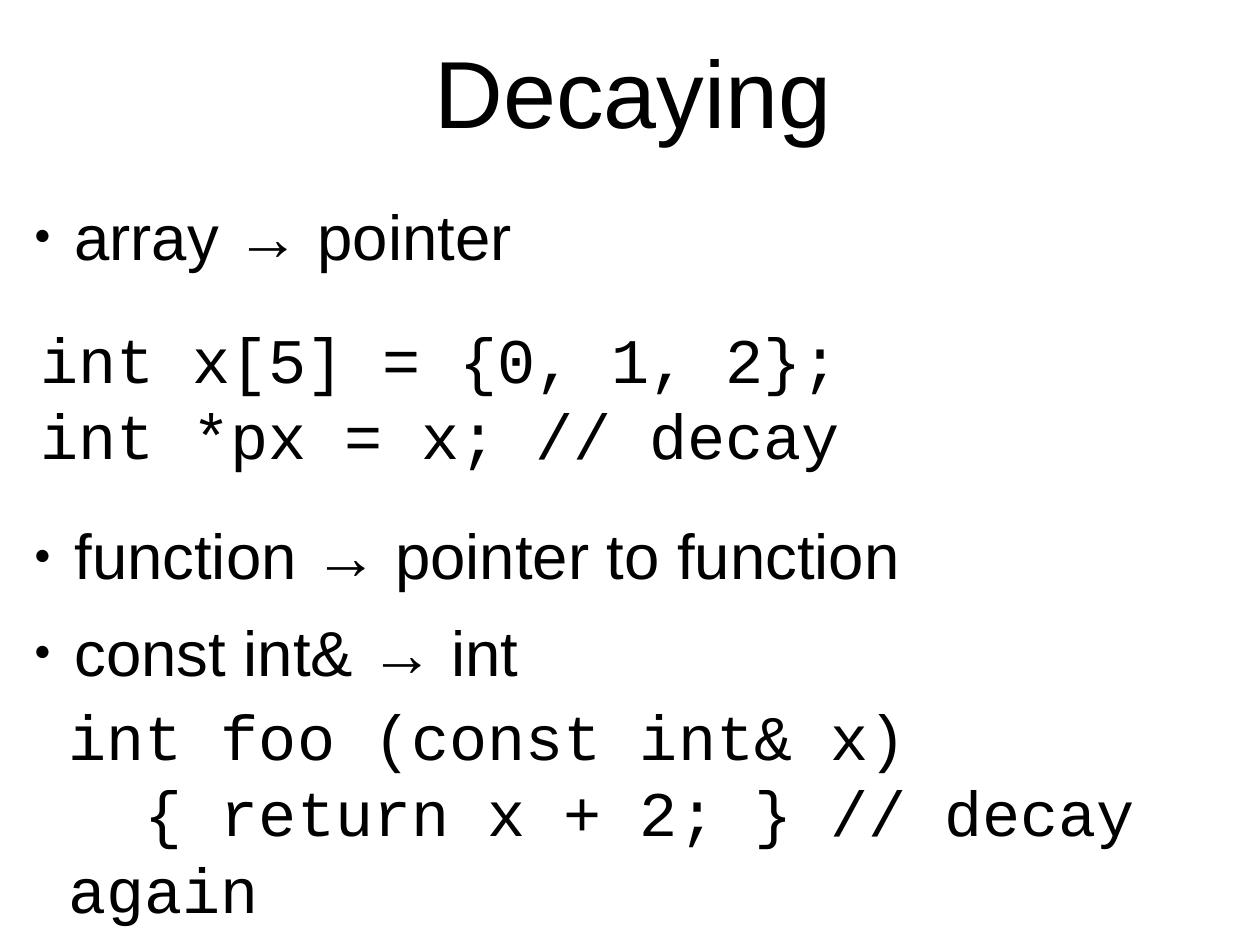
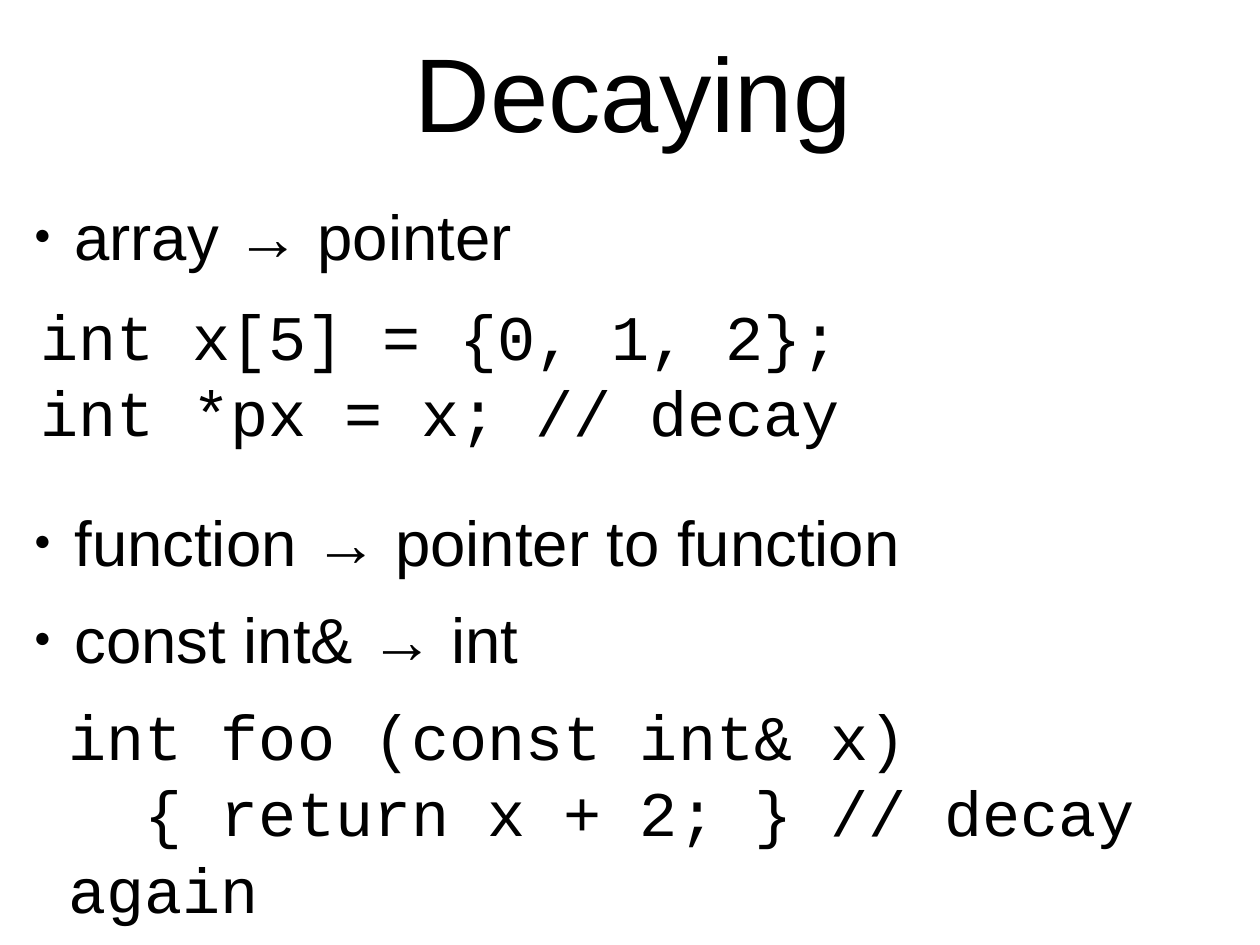
Before and after one commit to MIPT-ILab/cpp-lects-rus, a slide deck: slide 53 of slides/lec1-6-inference.odp (slide 50 before the commit). Drawn at 1260x945 pixels with LibreOffice and Linux fonts; fonts in the diff are those of the drawing. Boxes give left, top, right and bottom in pixels: in the first picture for what was removed or moved away, otherwise in the second. Text is boxed around its words. In the diff, an @@ line names an element or a change of style, - is before the commit and + after.

```diff
--- a/slides/lec1-6-inference.odp
+++ b/slides/lec1-6-inference.odp
@@ title "Decaying" at (415, 56, 852, 151): size 60 to 66 pt @@
@@ text "int x[5] = {0, 1, ...": place and size @@
-text "int x[5] = {0, 1, ..." at (40, 338, 840, 473)
+text "int x[5] = {0, 1, ..." at (40, 315, 840, 450)
@@ text "function → pointer to function": place and size @@
-text "function → pointer to function" at (74, 533, 899, 677)
+text "function → pointer to function" at (74, 520, 899, 664)
```
Also in this commit, not shown: 4 other slides changed, 3 slides added, 7 other files.
